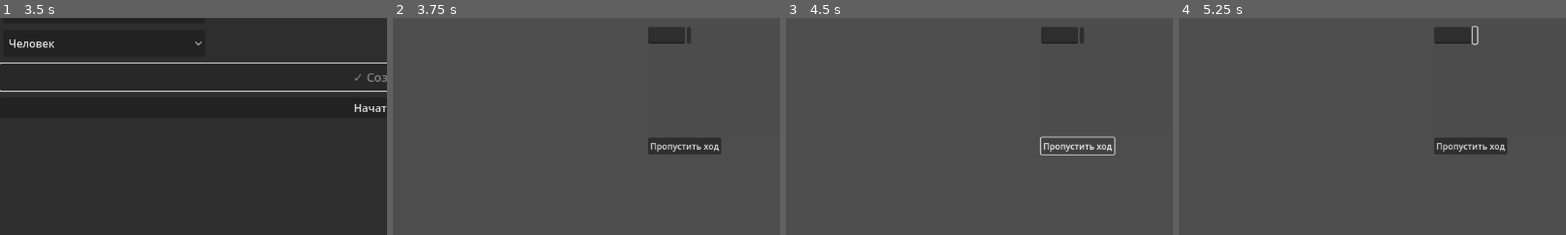
Above: before the commit, frames 1-4 (left to right).
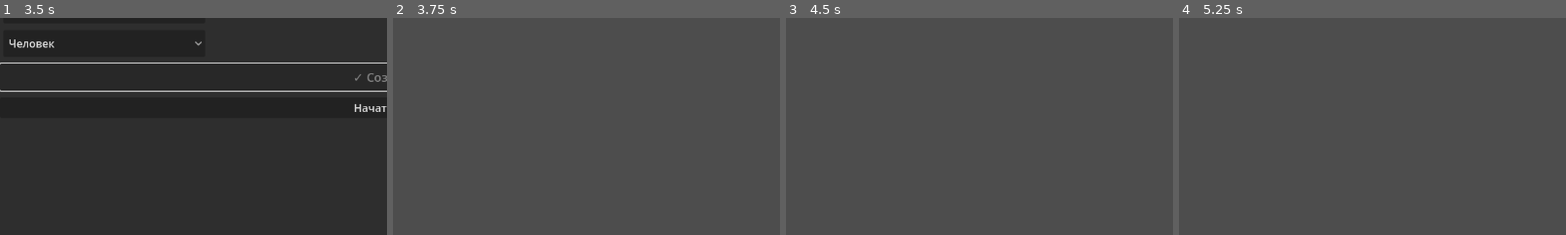
Above: after the commit, the same moments.

Repository: Deniseks239/tactical-rpg-ai-v-2
Game: Godot game, scene res://scenes/character_creator.tscn
Two runs of this game, one before a commit and one after it. Both use one fixed random seed, a clock stepped at 60 frames per second and the inputs below.
Inputs (mouse positions are % of the whole screen's width and height, from its top left):
- Up to frame 1 (3.5 s): click (13, 9) at 0.52 s; type "Alex" at 0.6 s; click "Воин" at 1.25 s; click "Человек" at 2 s; click "Создать персонажа" at 2.75 s
- Up to frame 2 (3.75 s): click "Начать игру" at 3.5 s
- Up to frame 3 (4.5 s): click (38, 47) at 4.25 s, where only the run before the commit has a clickable "Пропустить ход"
- Up to frame 4 (5.25 s): click (38, 22) at 5.02 s
The pictures show only the part of the screen within x 0-50%, y 18-68%; the shares and areas given below are measured in that part.

Frame 1 is identical in both runs. In frame 2, 2.0% of the frame differs, in the area x 65-85%, y 4-63%; in frame 3, 1.4%; in frame 4, 2.0%, in the area x 65-85%, y 3-63%.

Commit message:
Update main.tscn

Diff:
--- a/scenes/main.tscn
+++ b/scenes/main.tscn
@@ -19,21 +19,17 @@
 [node name="GridManager" type="Node2D" parent="GridContainer"]
 script = ExtResource("1_o5qli")
 
-[node name="GameCamera" type="Camera2D" parent="."]
-zoom = Vector2(0.8, 0.8)
-
 [node name="UIPanel" type="Panel" parent="."]
 self_modulate = Color(1.018131, 1.018131, 1.018131, 0.003921569)
 layout_mode = 1
-anchors_preset = 15
+anchors_preset = 3
+anchor_left = 1.0
+anchor_top = 1.0
 anchor_right = 1.0
 anchor_bottom = 1.0
-offset_left = 10.0
-offset_top = 10.0
-offset_right = -1610.0
-offset_bottom = -870.0
-grow_horizontal = 2
-grow_vertical = 2
+grow_horizontal = 0
+grow_vertical = 0
+mouse_filter = 2
 
 [node name="VBoxContainer" type="VBoxContainer" parent="UIPanel"]
 layout_mode = 1
@@ -55,7 +51,7 @@
 [node name="SendButton" type="Button" parent="UIPanel/VBoxContainer/HBoxContainer"]
 layout_mode = 2
 
-[node name="SkipTurnButton" type="Button" parent="."]
+[node name="SkipTurnButton" type="Button" parent="UIPanel"]
 custom_minimum_size = Vector2(100, 30)
 layout_mode = 0
 offset_left = 10.0
@@ -63,3 +59,6 @@
 offset_right = 146.0
 offset_bottom = 251.0
 text = "Пропустить ход"
+
+[node name="GameCamera" type="Camera2D" parent="."]
+zoom = Vector2(0.8, 0.8)
